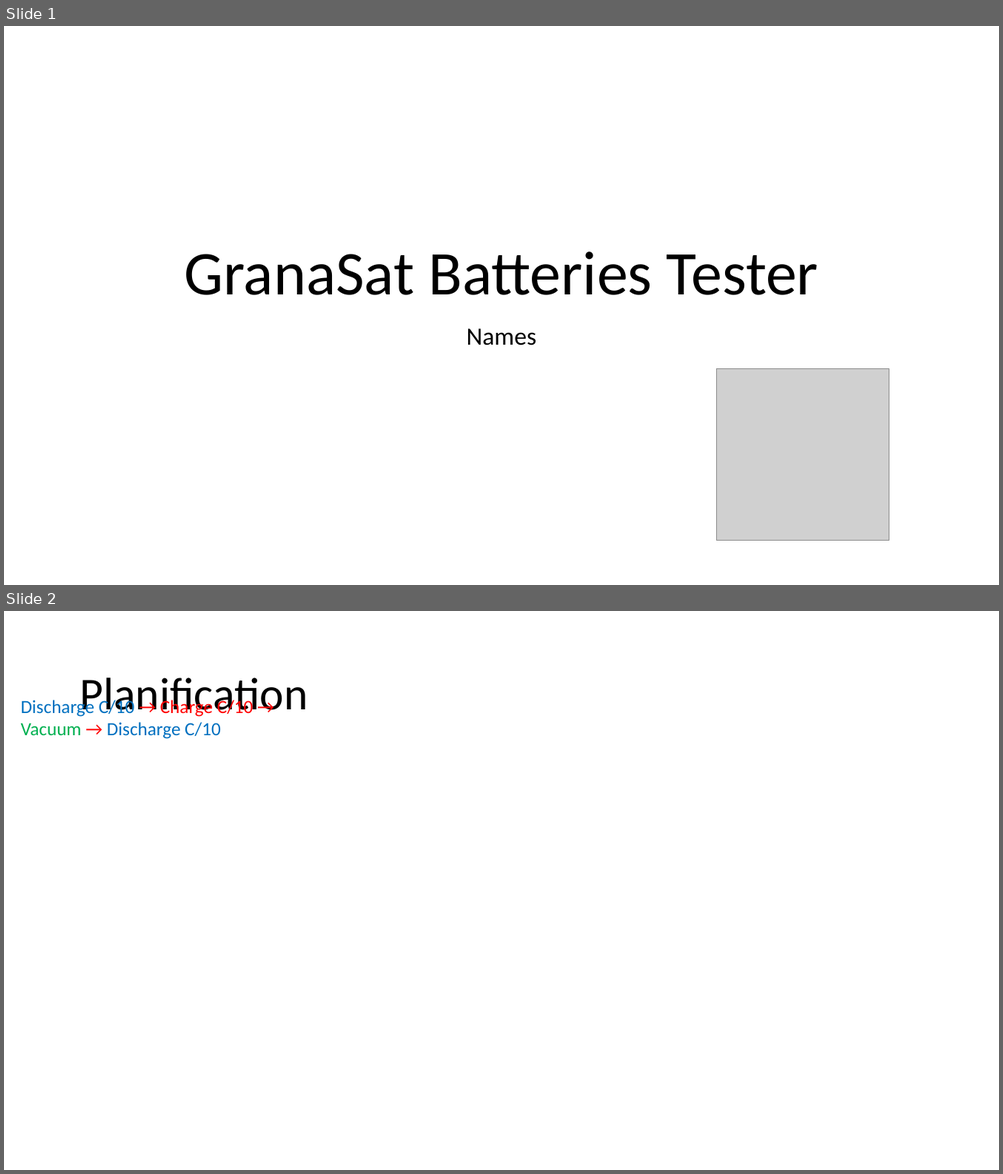
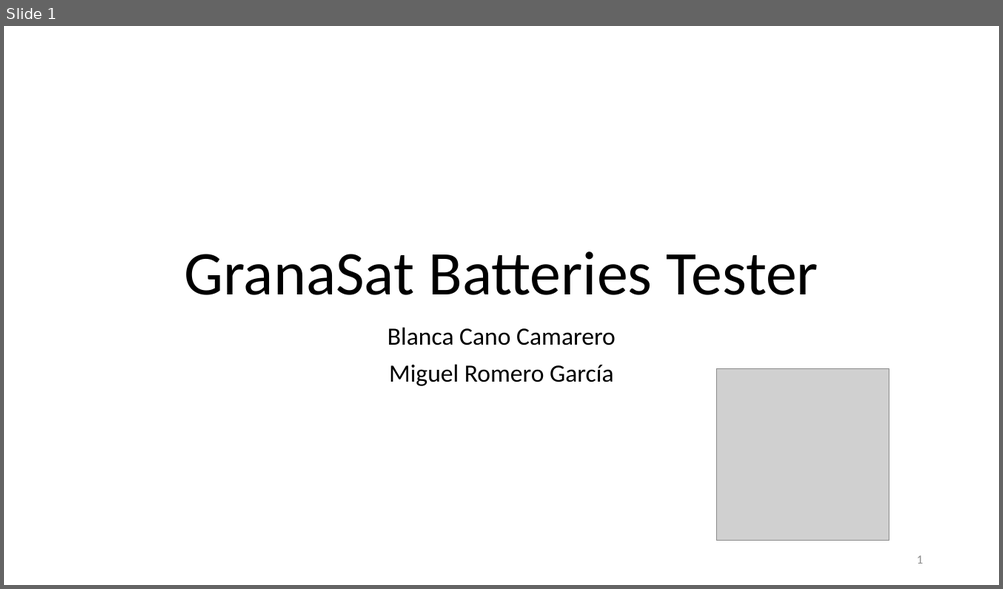
Before and after one commit to BlancaCC/granaSat_batteries, a slide deck: presentacion1/GranaSat Batteries Tester.pptx. Shown one above the other, each under a label of ours: slides 1 and 2 before the commit, slide 1 after it. The pictures are 1003x1174 and 1003x589 pixels, drawn with LibreOffice and Linux fonts; fonts in the diff are those of the drawing; grey boxes stand for pictures. Boxes give left, top, right and bottom in pixels: in the first picture for what was removed or moved away, otherwise in the second. Text is boxed around its words. In the diff, an @@ line names an element or a change of style, - is before the commit and + after.

```diff
--- a/presentacion1/GranaSat Batteries Tester.pptx
+++ b/presentacion1/GranaSat Batteries Tester.pptx
@@ slide 2 removed at (4, 611, 999, 1170), background #FFFFFF @@
@@ text removed at (21, 698, 253, 739) @@
-Discharge C/10 → Charge C/10 → Vacuum → Discharge C/10
@@ title removed at (79, 678, 307, 717) @@
-Planification
@@ slide 1 changed as well @@
@@ subtitle at (387, 327, 615, 386): text changed @@
-Names
+Blanca Cano Camarero
+Miguel Romero García
@@ page number added at (916, 556, 922, 564), 12 pt, text #8C8C8C @@
+1
```
Also in this commit, not shown: 2 other slides changed, 6 slides added, 12 other slides removed, 2 other files.
